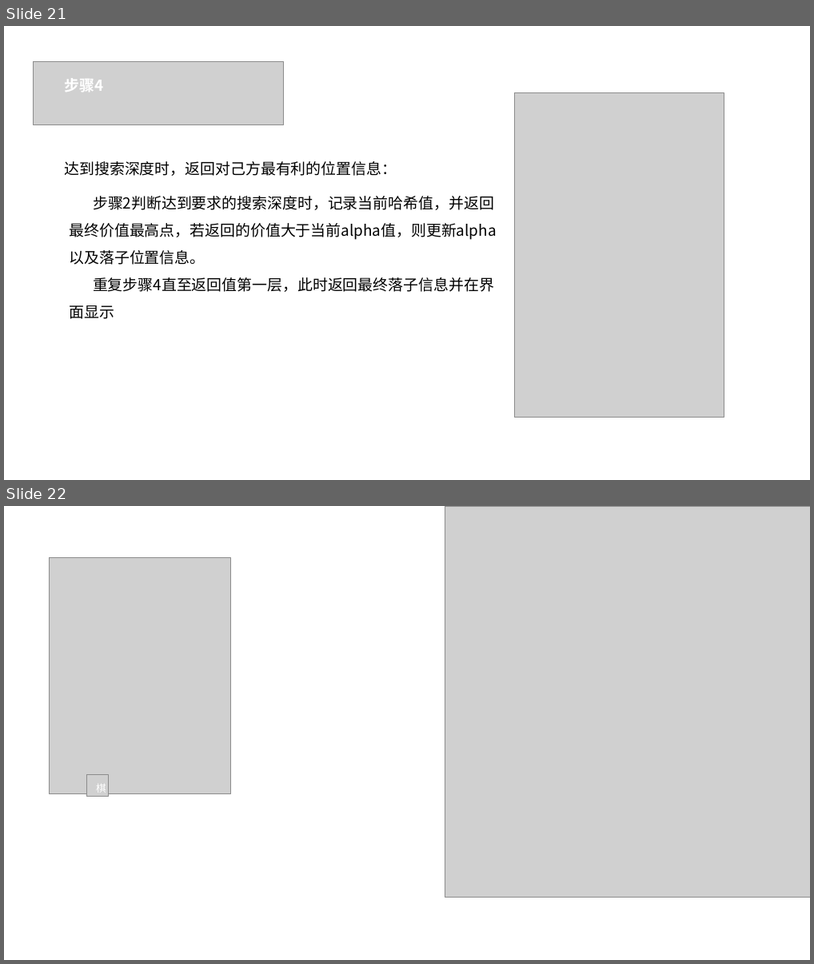
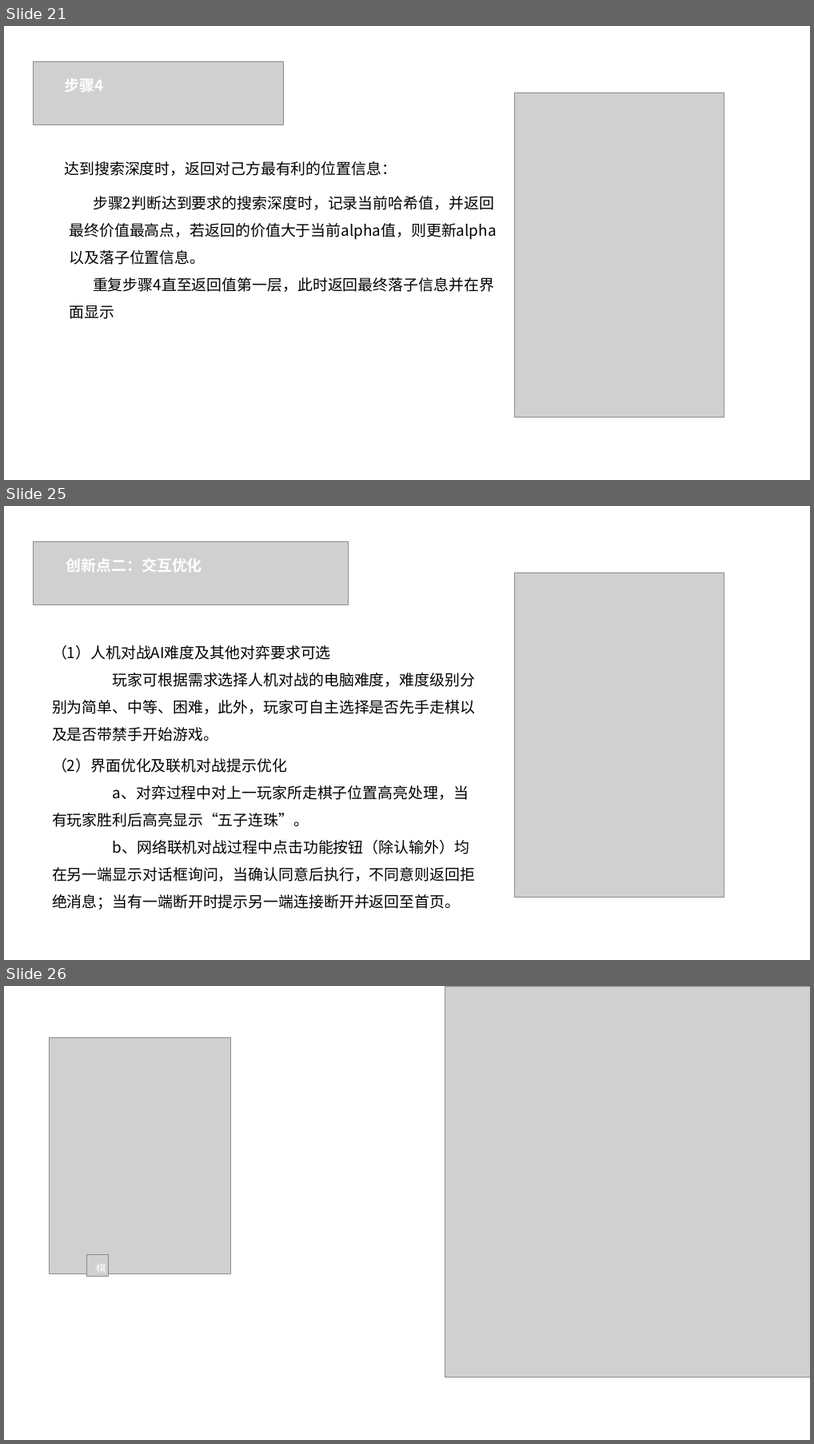
Before and after one commit to IPCHIFUNG/Gobang, a slide deck: doc/五子棋项目演示PPT.pptx. Shown one above the other, each under a label of ours: slides 21 and 22 before the commit, slides 21, 25 and 26 after it; the slides between them are not shown. The pictures are 814x964 and 814x1444 pixels, drawn with LibreOffice and Linux fonts; fonts in the diff are those of the drawing; grey boxes stand for pictures. Boxes give left, top, right and bottom in pixels: in the first picture for what was removed or moved away, otherwise in the second. Text is boxed around its words. In the diff, an @@ line names an element or a change of style, - is before the commit and + after.

Commit message:
PPT创新部分完成

```diff
--- a/doc/五子棋项目演示PPT.pptx
+++ b/doc/五子棋项目演示PPT.pptx
@@ slide 25 added at (4, 506, 810, 960), background #FFFFFF @@
@@ picture added at (33, 542, 348, 605) @@
@@ text added at (66, 558, 202, 572), 18 pt, text #FFFFFF, bold @@
+创新点二：交互优化
@@ picture added at (515, 573, 725, 896) @@
@@ text added at (52, 645, 476, 741), 18 pt, text #000000 @@
+（1）人机对战AI难度及其他对弈要求可选
+玩家可根据需求选择人机对战的电脑难度，难度级别分别为简单、中等、困难，此外，玩家可自主选择是否先手走棋以及是否带禁手开始游戏。
@@ text added at (52, 758, 475, 909), 18 pt, text #000000 @@
+（2）界面优化及联机对战提示优化
+a、对弈过程中对上一玩家所走棋子位置高亮处理，当有玩家胜利后高亮显示“五子连珠”。
+b、网络联机对战过程中点击功能按钮（除认输外）均在另一端显示对话框询问，当确认同意后执行，不同意则返回拒绝消息；当有一端断开时提示另一端连接断开并返回至首页。
@@ what was slide 22 is now slide 26 @@
```
Also in this commit, not shown: 3 other slides added, 1 other file.
